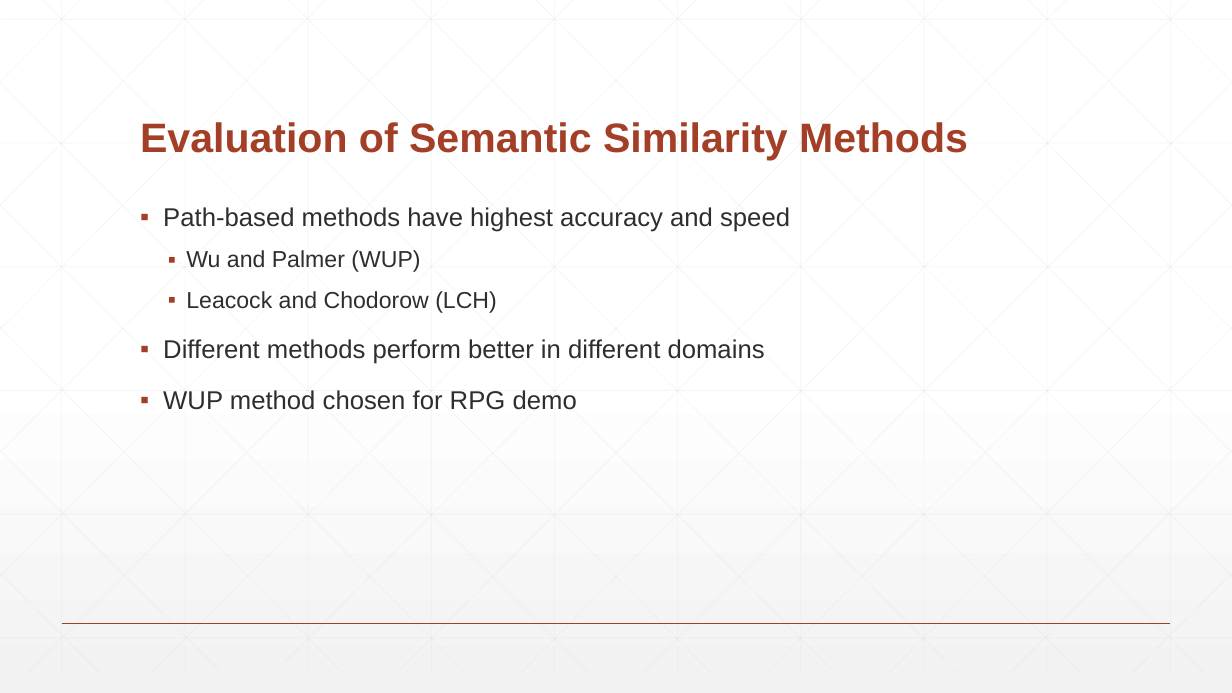
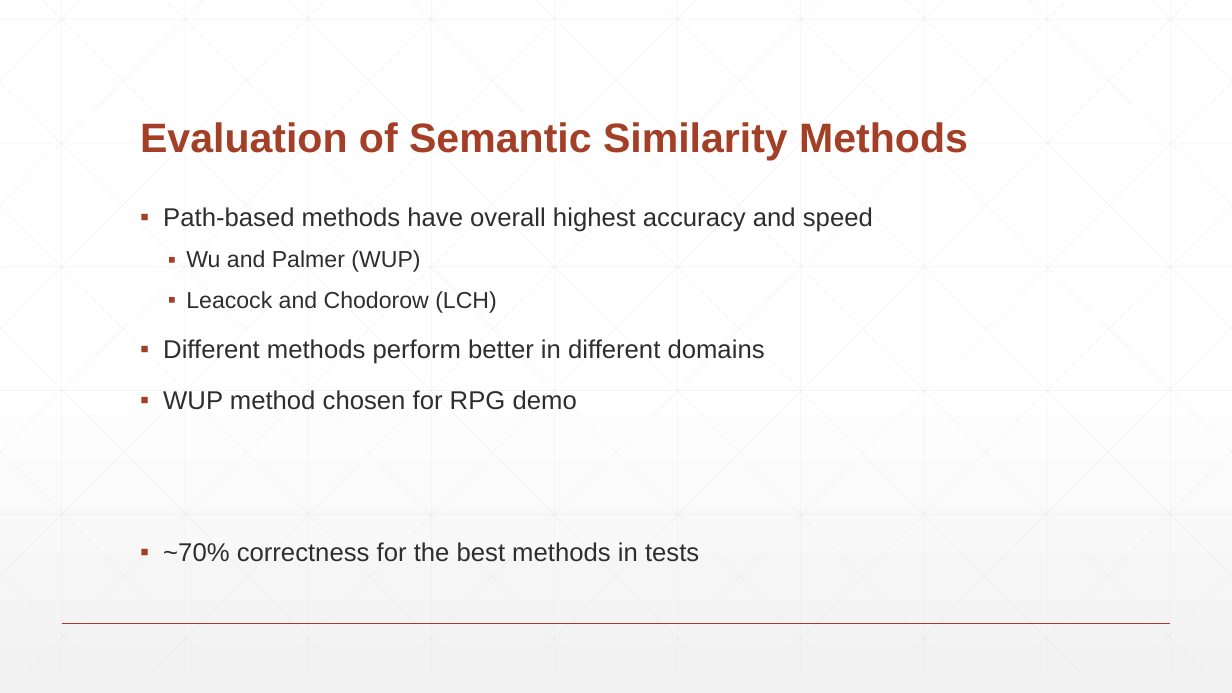
Before and after one commit to BaronKhan/VoiceRecognitionRPG, a slide deck: slide 20 of presentation/presentation.pptx. Drawn at 1232x693 pixels with LibreOffice and Linux fonts; fonts in the diff are those of the drawing. Boxes give left, top, right and bottom in pixels: in the first picture for what was removed or moved away, otherwise in the second. Text is boxed around its words. In the diff, an @@ line names an element or a change of style, - is before the commit and + after.

```diff
--- a/presentation/presentation.pptx
+++ b/presentation/presentation.pptx
@@ text at <box>163,207,873,232</box>: text changed @@
-▪ Path-based methods have highest accuracy and speed
+▪ Path-based methods have overall highest accuracy and speed
@@ text at <box>163,542,699,562</box>: paragraph added @@
+▪ ~70% correctness for the best methods in tests
```
Also in this commit, not shown: 6 other slides changed, 10 slides added, 3 other files.
